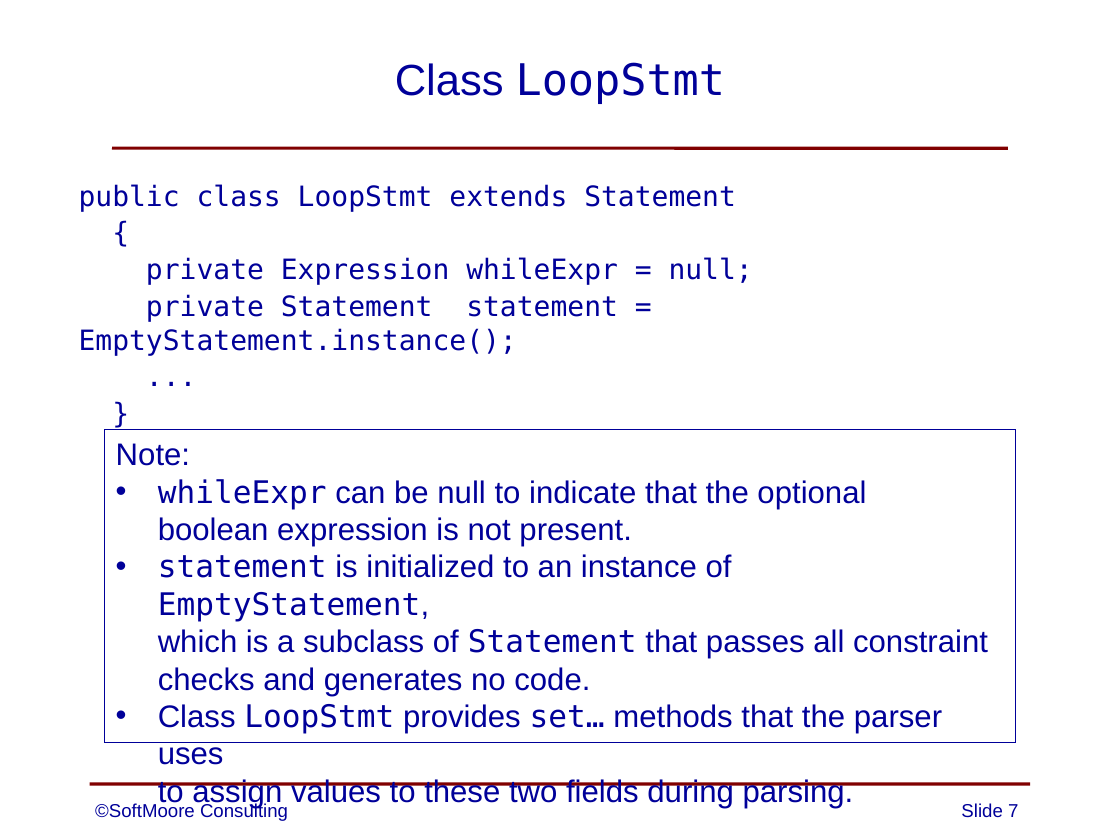
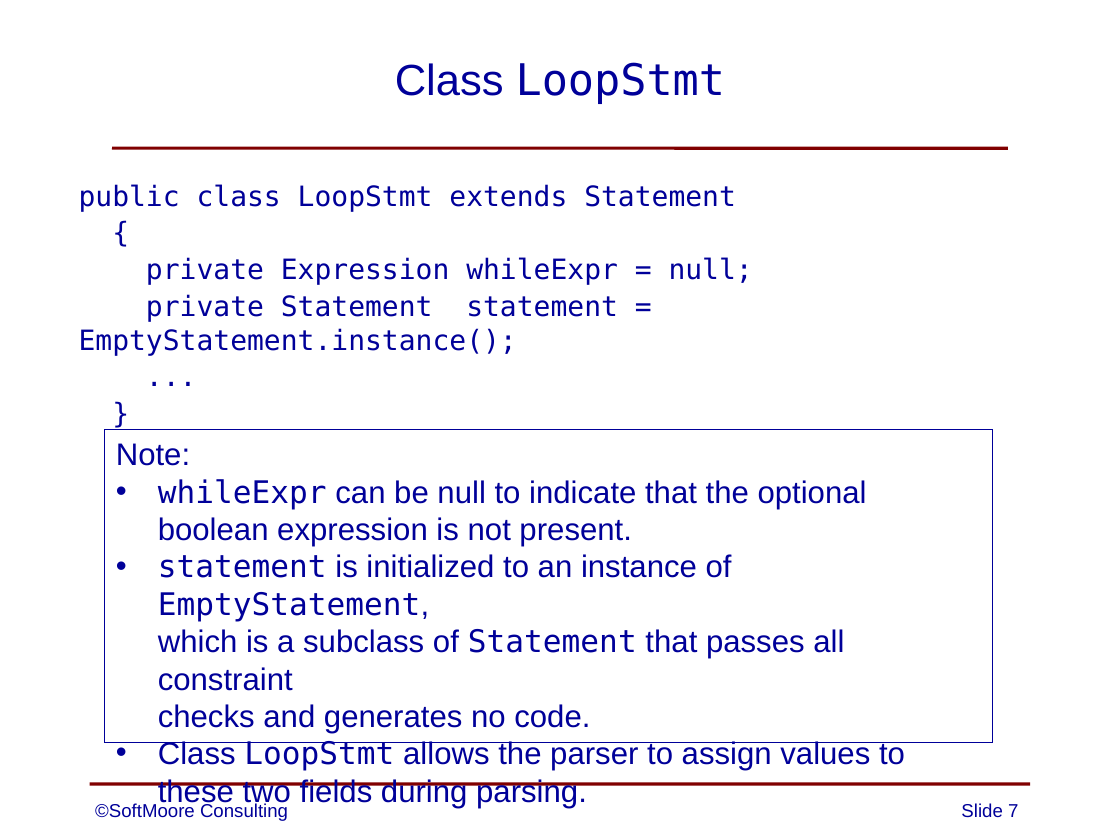
Before and after one commit to SoftMoore/CPRL-Java-4th, a slide deck: slide 7 of PowerPoints/08 - Abstract Syntax Trees.pptx. Drawn at 1120x840 pixels with LibreOffice and Linux fonts; fonts in the diff are those of the drawing. Boxes give left, top, right and bottom in pixels: in the first picture for what was removed or moved away, otherwise in the second. Text is boxed around its words. In the diff, an @@ line names an element or a change of style, - is before the commit and + after.

```diff
--- a/PowerPoints/08 - Abstract Syntax Trees.pptx
+++ b/PowerPoints/08 - Abstract Syntax Trees.pptx
@@ rectangle "Note:" resized from (x1=105, y1=429, x2=1016, y2=741) to (x1=105, y1=429, x2=993, y2=741) @@
@@ text in rectangle at (x1=158, y1=741, x2=905, y2=808): text changed @@
-• Class LoopStmt provides set… methods that the parser uses
-  to assign values to these two fields during parsing.
+• Class LoopStmt allows the parser to assign values to
+  these two fields during parsing.
```
Also in this commit, not shown: 6 other slides changed.
